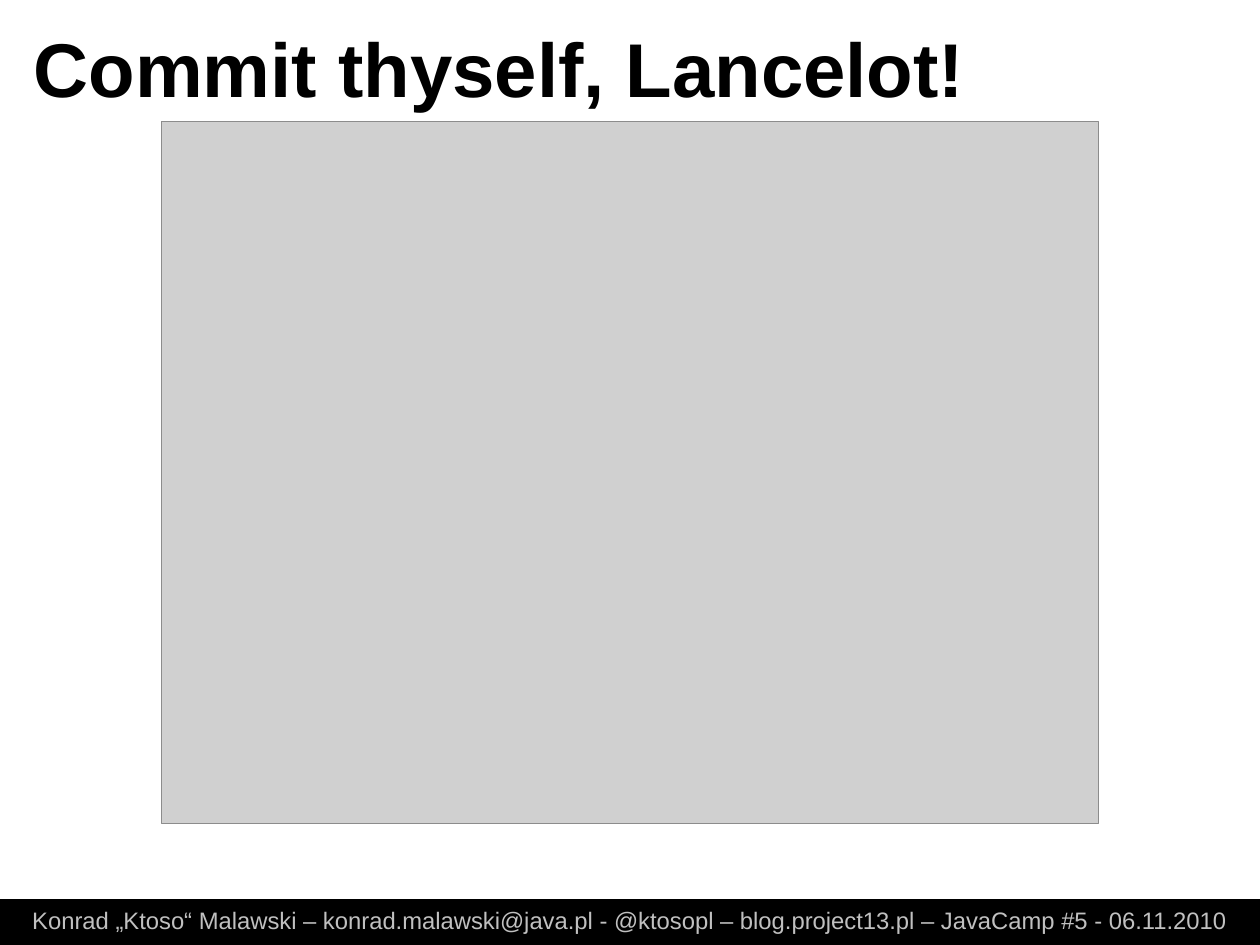
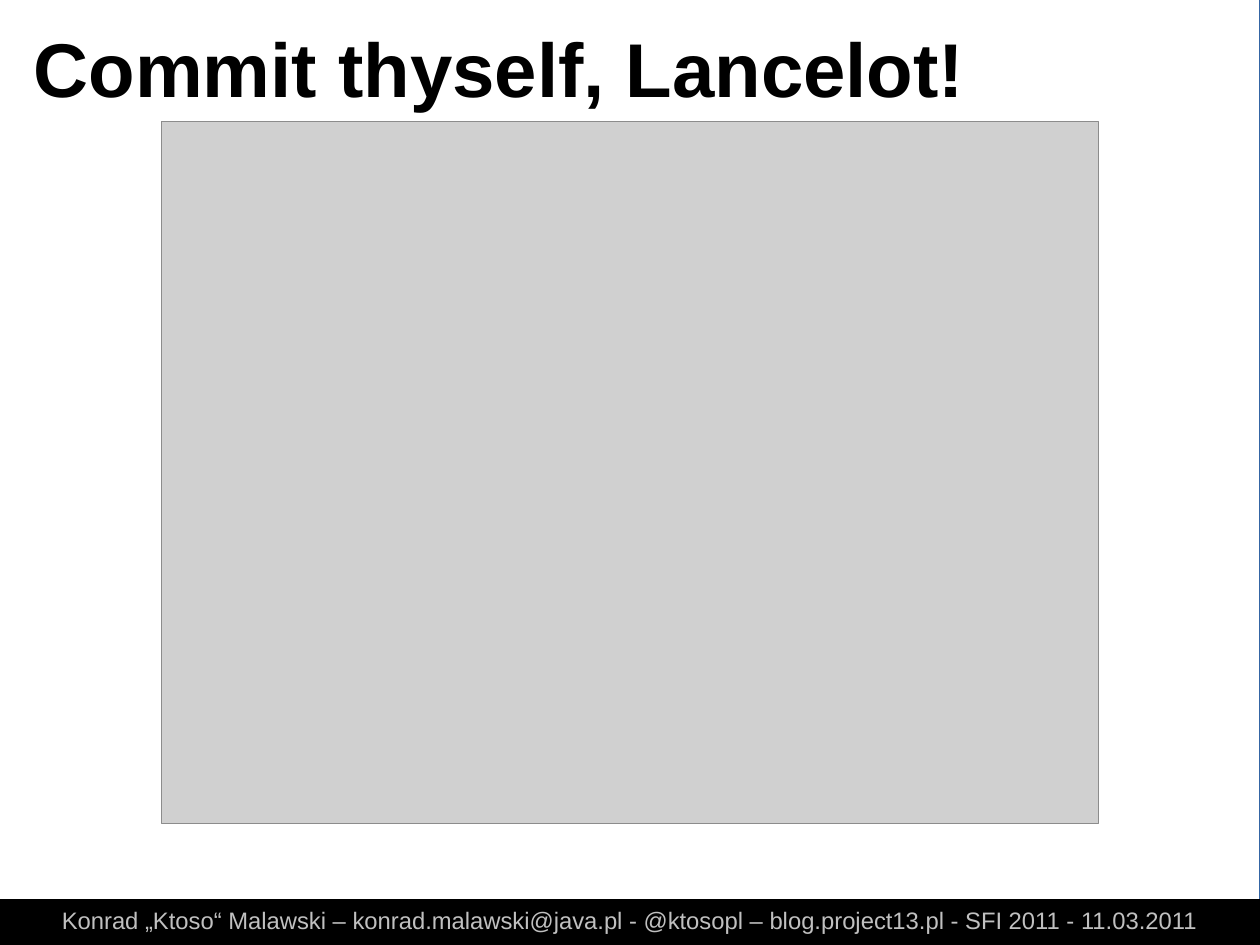
Before and after one commit to ktoso/git-presentation, a slide deck: slide 13 of slides.odp (slide 12 before the commit). Drawn at 1260x945 pixels with LibreOffice and Linux fonts; fonts in the diff are those of the drawing; grey boxes stand for pictures. Boxes give left, top, right and bottom in pixels: in the first picture for what was removed or moved away, otherwise in the second. Text is boxed around its words. In the diff, an @@ line names an element or a change of style, - is before the commit and + after.

```diff
--- a/slides.odp
+++ b/slides.odp
@@ rectangle added at (x1=0, y1=0, x2=1260, y2=945), fill #FFFFFF, outline #3465A4 0 pt @@
@@ text at (x1=62, y1=911, x2=1197, y2=934): text changed @@
-Konrad „Ktoso“ Malawski – konrad.malawski@java.pl - @ktosopl – blog.project13.pl – JavaCamp #5 - 06.11.2010
+Konrad „Ktoso“ Malawski – konrad.malawski@java.pl - @ktosopl – blog.project13.pl - SFI 2011 - 11.03.2011
```
Also in this commit, not shown: 32 other slides changed, 1 slide added, 18 other files.
